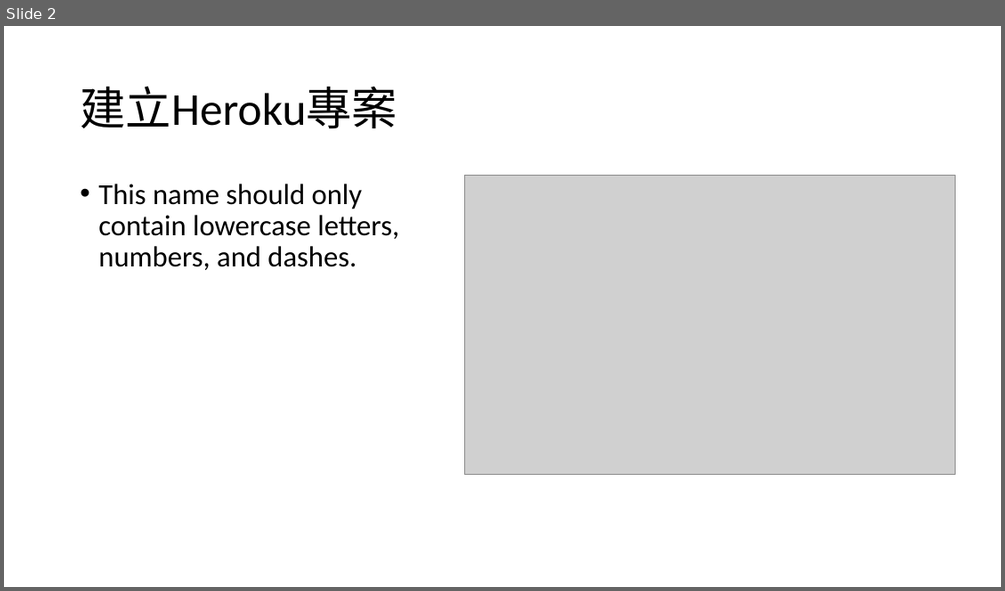
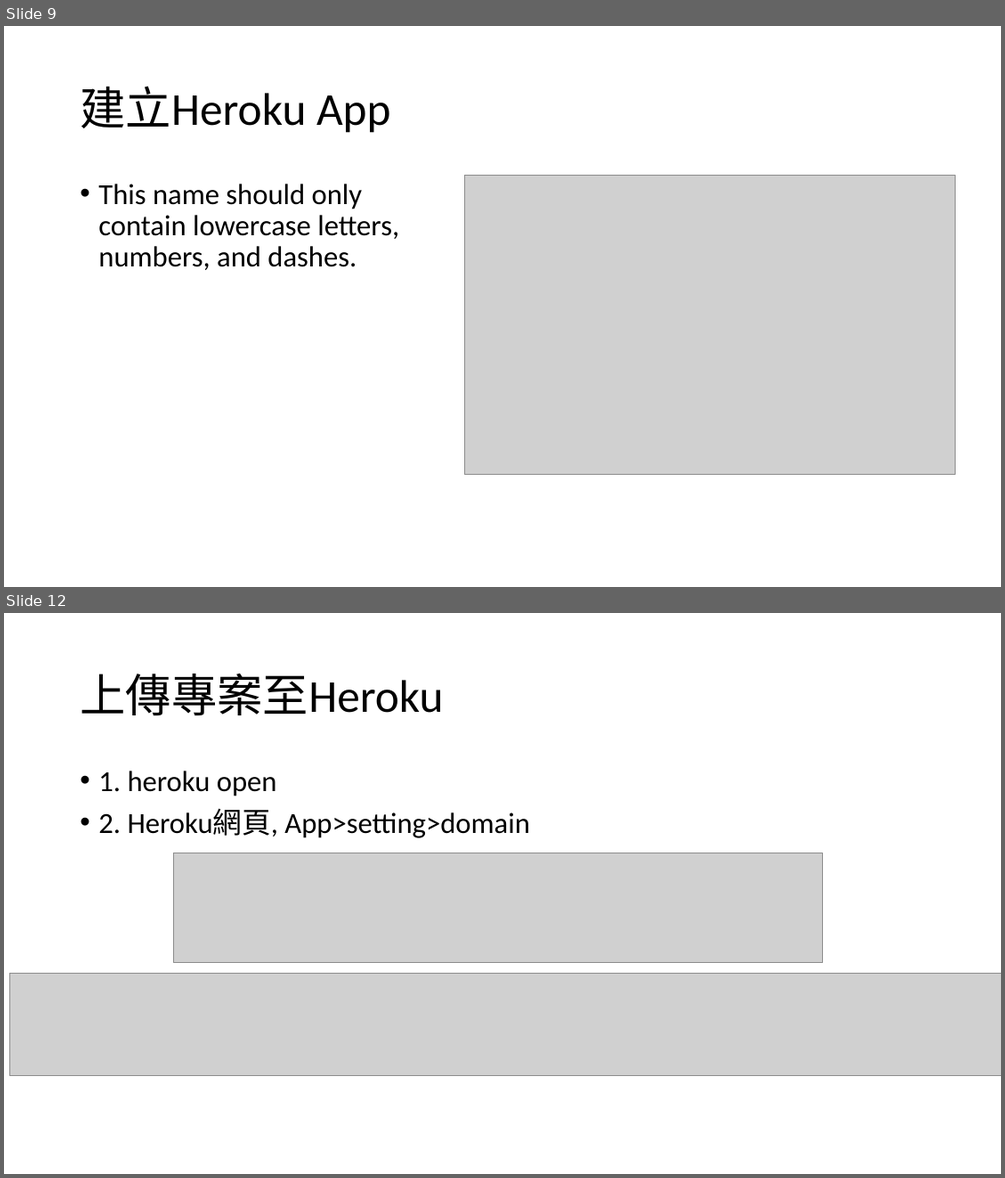
Before and after one commit to 106598065/ReactJSClass, a slide deck: React2627.pptx. Shown one above the other, each under a label of ours: slide 2 before the commit, slides 9 and 12 after it; the slides between them are not shown. The pictures are 1005x591 and 1005x1178 pixels, drawn with LibreOffice and Linux fonts; fonts in the diff are those of the drawing; grey boxes stand for pictures. Boxes give left, top, right and bottom in pixels: in the first picture for what was removed or moved away, otherwise in the second. Text is boxed around its words. In the diff, an @@ line names an element or a change of style, - is before the commit and + after.

```diff
--- a/React2627.pptx
+++ b/React2627.pptx
@@ slide 12 added at bbox=[4, 613, 1001, 1174], background #FFFFFF @@
@@ title added at bbox=[80, 674, 443, 715], 44 pt, text #000000 @@
+上傳專案至Heroku
@@ text added at bbox=[98, 771, 530, 838], 28 pt, text #000000 @@
+• 1. heroku open
+• 2. Heroku網頁, App>setting>domain
@@ picture added at bbox=[174, 853, 822, 962] @@
@@ picture added at bbox=[10, 973, 1001, 1076] @@
@@ what was slide 2 is now slide 9 @@
@@ slide 9 changed as well @@
@@ title at bbox=[80, 86, 391, 133]: text changed @@
-建立Heroku專案
+建立Heroku App
```
Also in this commit, not shown: 2 other slides changed, 9 other slides added, 1 slide removed, 2 other files.
